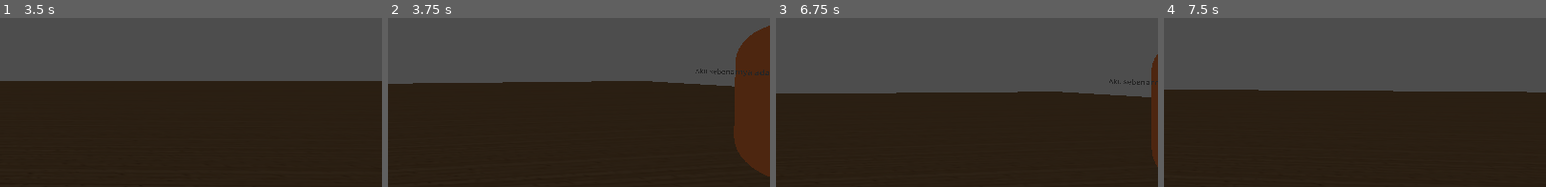
Above: before the commit, frames 1-4 (left to right).
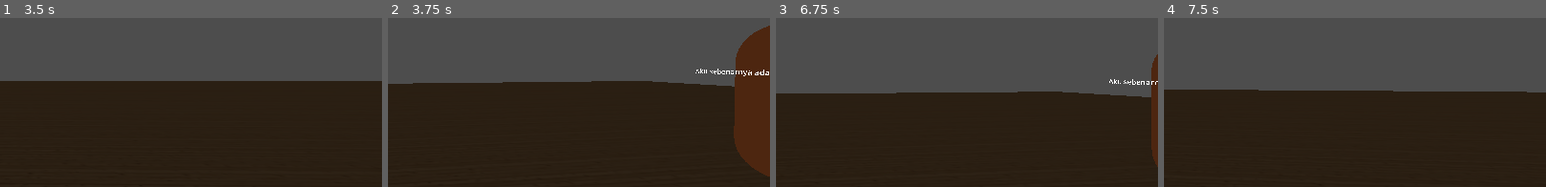
Above: after the commit, the same moments.

Repository: AK1RAHan/MyRestaurant
Game: Godot game, scene res://Scn/Scn3D/main.tscn
The game is run twice, just before and just after one commit, with the same random seed, the same clock (stepped at 60 frames per second) and the same inputs.
Inputs (mouse positions are % of the whole screen's width and height, from its top left):
- Up to frame 1 (3.5 s): tap Enter (ui_accept) at 0.5, 0.77, 1.52, 2, 2.75, 3.02 s; move the mouse to (55, 15) at 0.52 s; tap D (Kanan) at 0.6 s; move the mouse to (45, 16) at 1.27 s; tap A (Kiri) at 1.35 s; move the mouse to (52, 12) at 2.02 s; tap W (Maju) at 2.1 s; move the mouse to (49, 18) at 2.77 s; tap S (Mundur) at 2.85 s
- Up to frame 2 (3.75 s): tap Enter (ui_accept) at 3.5 s; move the mouse to (57, 17) at 3.52 s; tap D (Kanan) at 3.6 s
- Up to frame 3 (6.75 s): tap Enter (ui_accept) at 3.77, 4.25, 4.52, 5, 6.02 s; move the mouse to (42, 13) at 4.27 s; tap A (Kiri) at 4.35 s; move the mouse to (51, 15) at 5.02 s; tap W (Maju) at 5.1 s; move the mouse to (46, 12) at 5.77 s; tap S (Mundur) at 5.85 s; move the mouse to (55, 15) at 6.52 s; tap D (Kanan) at 6.6 s
- Up to frame 4 (7.5 s): tap Enter (ui_accept) at 6.77 s; move the mouse to (45, 16) at 7.27 s; tap A (Kiri) at 7.35 s
The pictures show only the part of the screen within x 50-100%, y 0-50%; the shares and areas given below are measured in that part.

Frame 1 is identical in both runs. In frame 2, 0.2% of the frame differs, in the area x 80-100%, y 29-35%; in frame 3, 0.1%; in frame 4, nothing differs.

Commit message:
aku nambahin dikit

Diff:
--- a/Scn/Scn3D/cook_chiken.tscn
+++ /dev/null
@@ -1,7 +0,0 @@
-[gd_scene format=3 uid="uid://d3eu7m2n747l5"]
-
-[ext_resource type="PackedScene" uid="uid://b2xapc7wiicpt" path="res://Model/ayam Matang/dagingMatang.glb" id="1_tbd5q"]
-
-[node name="CookChiken" type="Node3D" unique_id=1707105292]
-
-[node name="dagingMatang" parent="." unique_id=1745914682 instance=ExtResource("1_tbd5q")]
--- a/Scn/Scn3D/dapur.tscn
+++ b/Scn/Scn3D/dapur.tscn
@@ -8,14 +8,20 @@
 [sub_resource type="BoxMesh" id="BoxMesh_i5soe"]
 size = Vector3(1, 1, 2)
 
-[sub_resource type="TextMesh" id="TextMesh_jxsvp"]
-text = "Kompor"
-font_size = 27
+[sub_resource type="BoxMesh" id="BoxMesh_5s0in"]
+size = Vector3(2, 0.1, 0.5)
+
+[sub_resource type="BoxShape3D" id="BoxShape3D_tndir"]
+size = Vector3(2, 2, 0.5)
+
+[sub_resource type="BoxMesh" id="BoxMesh_tndir"]
+size = Vector3(0.1, 2, 0.1)
 
 [node name="Dapur" type="Node3D" unique_id=1730304772]
 script = ExtResource("1_1nsup")
 
 [node name="Kompor" type="StaticBody3D" parent="." unique_id=191700340]
+transform = Transform3D(1, 0, 0, 0, 1, 0, 0, 0, 1, 1.8372481, 0.5, 0)
 
 [node name="CollisionShape3D" type="CollisionShape3D" parent="Kompor" unique_id=1991212128]
 shape = SubResource("BoxShape3D_6ibbs")
@@ -23,12 +29,42 @@
 [node name="MeshInstance3D" type="MeshInstance3D" parent="Kompor" unique_id=684295723]
 mesh = SubResource("BoxMesh_i5soe")
 
-[node name="Text" type="MeshInstance3D" parent="Kompor" unique_id=2118504659]
-transform = Transform3D(-4.371139e-08, 0, -1, 0, 1, 0, 1, 0, -4.371139e-08, 0, 0.8411577, 0)
-mesh = SubResource("TextMesh_jxsvp")
-
 [node name="SpotLight3D" type="SpotLight3D" parent="." unique_id=1245539300]
 transform = Transform3D(1, 0, 0, 0, -4.371139e-08, 1, 0, -1, -4.371139e-08, 0, 4.41, 0)
 spot_range = 10.132
 spot_angle = 29.03
 spot_angle_attenuation = 0.37892917
+
+[node name="Rak" type="StaticBody3D" parent="." unique_id=1895022430]
+transform = Transform3D(1, 0, 0, 0, 1, 0, 0, 0, 1, 0, 1, -2.070892)
+
+[node name="MeshInstance3D" type="MeshInstance3D" parent="Rak" unique_id=1326573483]
+transform = Transform3D(1, 0, 0, 0, 1, 0, 0, 0, 1, 0, -0.95, 0)
+mesh = SubResource("BoxMesh_5s0in")
+
+[node name="MeshInstance3D6" type="MeshInstance3D" parent="Rak" unique_id=867048081]
+transform = Transform3D(1, 0, 0, 0, 1, 0, 0, 0, 1, 0, -0.07620287, 0)
+mesh = SubResource("BoxMesh_5s0in")
+
+[node name="MeshInstance3D7" type="MeshInstance3D" parent="Rak" unique_id=798383930]
+transform = Transform3D(1, 0, 0, 0, 1, 0, 0, 0, 1, 0, 0.94833475, 0)
+mesh = SubResource("BoxMesh_5s0in")
+
+[node name="CollisionShape3D" type="CollisionShape3D" parent="Rak" unique_id=1010330661]
+shape = SubResource("BoxShape3D_tndir")
+
+[node name="MeshInstance3D2" type="MeshInstance3D" parent="Rak" unique_id=140074195]
+transform = Transform3D(1, 0, 0, 0, 1, 0, 0, 0, 1, -0.95, 0, 0.2)
+mesh = SubResource("BoxMesh_tndir")
+
+[node name="MeshInstance3D3" type="MeshInstance3D" parent="Rak" unique_id=1762378608]
+transform = Transform3D(1, 0, 0, 0, 1, 0, 0, 0, 1, -0.95, 0, -0.2)
+mesh = SubResource("BoxMesh_tndir")
+
+[node name="MeshInstance3D4" type="MeshInstance3D" parent="Rak" unique_id=1418136462]
+transform = Transform3D(1, 0, 0, 0, 1, 0, 0, 0, 1, 0.95, 0, -0.2)
+mesh = SubResource("BoxMesh_tndir")
+
+[node name="MeshInstance3D5" type="MeshInstance3D" parent="Rak" unique_id=26719594]
+transform = Transform3D(1, 0, 0, 0, 1, 0, 0, 0, 1, 0.95, 0, 0.2)
+mesh = SubResource("BoxMesh_tndir")
--- a/Scn/Scn3D/main.tscn
+++ b/Scn/Scn3D/main.tscn
@@ -3,7 +3,6 @@
 [ext_resource type="PackedScene" uid="uid://dl4y4ufagwrqx" path="res://Scn/Scn3D/player.tscn" id="2_4kewj"]
 [ext_resource type="PackedScene" uid="uid://c347hoke67wyb" path="res://Scn/Scn3D/world.tscn" id="2_xg5q8"]
 [ext_resource type="PackedScene" uid="uid://bv2dexot0pmnf" path="res://Scn/Scn3D/npc.tscn" id="3_vv2uk"]
-[ext_resource type="PackedScene" uid="uid://d3eu7m2n747l5" path="res://Scn/Scn3D/cook_chiken.tscn" id="4_r1o7f"]
 
 [node name="Main" type="Node3D" unique_id=1233625184]
 
@@ -14,6 +13,3 @@
 
 [node name="Npc" parent="." unique_id=232047939 instance=ExtResource("3_vv2uk")]
 transform = Transform3D(-4.371139e-08, 0, -1, 0, 1, 0, 1, 0, -4.371139e-08, 6, 1, -3.611)
-
-[node name="CookChiken" parent="." unique_id=1707105292 instance=ExtResource("4_r1o7f")]
-transform = Transform3D(0.1, 0, 0, 0, -4.371139e-09, 0.1, 0, -0.1, -4.371139e-09, 5.564634, 1.140011, 0.066396475)
--- a/Scn/Scn3D/npc.tscn
+++ b/Scn/Scn3D/npc.tscn
@@ -14,6 +14,9 @@
 font_size = 9
 depth = 0.0
 
+[sub_resource type="StandardMaterial3D" id="StandardMaterial3D_2h8lc"]
+albedo_color = Color(18.892, 18.892, 18.892, 1)
+
 [node name="Npc" type="CharacterBody3D" unique_id=232047939]
 script = ExtResource("1_1p4sa")
 
@@ -27,3 +30,4 @@
 [node name="dialog" type="MeshInstance3D" parent="." unique_id=996378322]
 transform = Transform3D(1, 0, 0, 0, 1, 0, 0, 0, 1, 0, 0.37244242, 0.5881107)
 mesh = SubResource("TextMesh_hg0jx")
+surface_material_override/0 = SubResource("StandardMaterial3D_2h8lc")
--- /dev/null
+++ b/Scn/Scn3D/raw_chikken.tscn
@@ -0,0 +1,14 @@
+[gd_scene format=3 uid="uid://dxqd3xmkbnbn7"]
+
+[ext_resource type="PackedScene" uid="uid://dpba4avabrf1" path="res://Model/ayam Mentah/dagingMentah.glb" id="1_mroxi"]
+
+[sub_resource type="BoxShape3D" id="BoxShape3D_5s0in"]
+size = Vector3(0.2, 0.5, 0.2)
+
+[node name="rawChikken" type="Area3D" unique_id=1569335873]
+
+[node name="CollisionShape3D" type="CollisionShape3D" parent="." unique_id=7446654]
+shape = SubResource("BoxShape3D_5s0in")
+
+[node name="dagingMentah" parent="." unique_id=1172448405 instance=ExtResource("1_mroxi")]
+transform = Transform3D(0.09999996, 9.036922e-05, 1.6187065e-05, -9.036862e-05, 0.09999996, -3.719185e-06, -1.6190379e-05, 3.7047248e-06, 0.1, 0, -0.09700698, 0)
--- a/Scn/Scn3D/world.tscn
+++ b/Scn/Scn3D/world.tscn
@@ -13,4 +13,4 @@
 [node name="Lantai" parent="." unique_id=1544733083 instance=ExtResource("1_gb6kk")]
 
 [node name="Dapur" parent="." unique_id=1730304772 instance=ExtResource("2_ffurj")]
-transform = Transform3D(1, 0, 0, 0, 1, 0, 0, 0, 1, 6, 0.5, 0)
+transform = Transform3D(1, 0, 0, 0, 1, 0, 0, 0, 1, 6, 0, 0)
--- a/Scr/kompor.gd
+++ b/Scr/kompor.gd
@@ -1,12 +1,6 @@
 extends Node3D
 
 @onready var Player = $"../../Player"
-@onready var komporText = $Kompor/Text
 
 func _process(delta: float) -> void:
 	var tampilanIcon = Player.tampilkanIcon
-	if tampilanIcon:
-		komporText.show()
-	else:
-		komporText.hide()
-	pass
